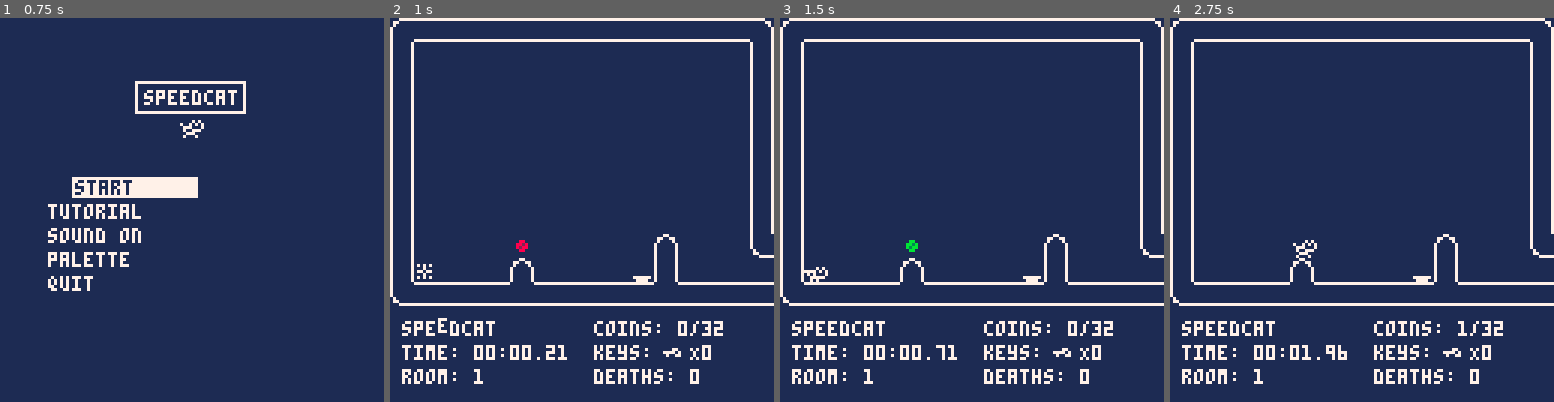
Above: before the commit, frames 1-4 (left to right).
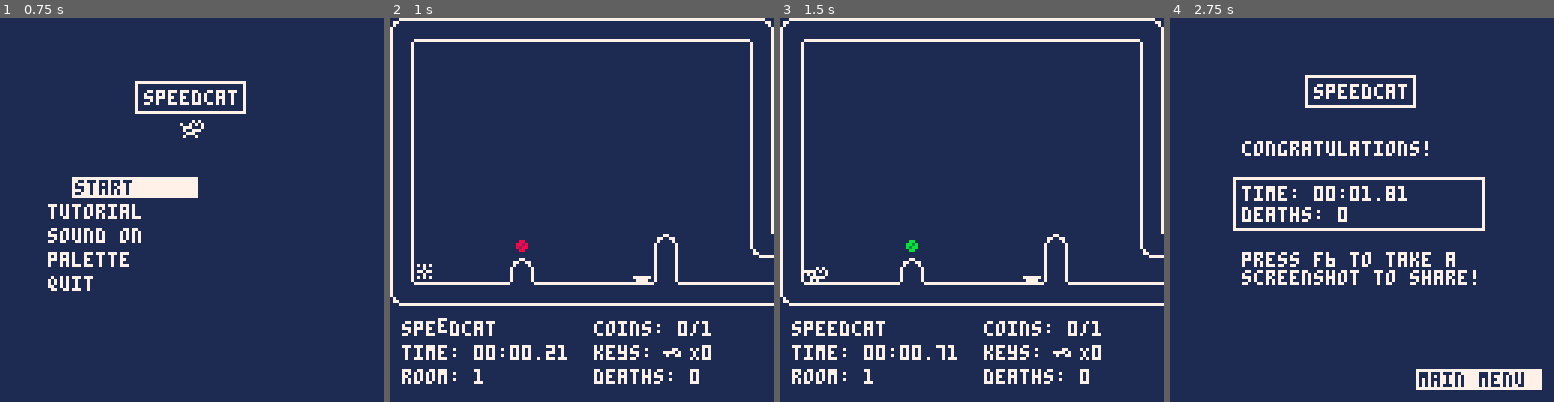
Above: after the commit, the same moments.

Repository: fletchmakes/speedcat
Game: PICO-8 cartridge speedcat.p8
Same seed, same stepped clock (60 frames per second), same inputs: the game is played once before the commit and once after it.
Inputs:
- Up to frame 1 (0.75 s): tap X (X key) at 0.33 s; tap O (Z key) at 0.7 s
- Up to frame 2 (1 s): no input
- Up to frame 3 (1.5 s): tap X (X key) at 1.07 s
- Up to frame 4 (2.75 s): hold Right 1.6-2.1 s; tap O (Z key) at 1.7, 2.1, 2.5 s; tap X (X key) at 1.85 s; hold Up 2.15-2.42 s; hold Right from 2.47 s (still down)

Frame 1 is identical in both runs. In frame 2, 0.1% of the frame differs, in the area x 82-87%, y 78-83%; in frame 3, 0.1%; in frame 4, 15%, in the area x 0-100%, y 0-97%.

Commit message:
end screen / return to menu

Diff:
--- a/speedcat.p8
+++ b/speedcat.p8
@@ -21,6 +21,7 @@
 foreground_col = 7
 deaths = 0
 time_start = 0
+final_time = -1
 num_keys = 0
 num_coins = 0
 sfx_frame = 0
@@ -36,7 +37,7 @@
 anim_frame = 16
 empty_cell = 0
 room_bounds = { x=0, y=0, w=128, h=96}
-total_coins = 32
+total_coins = 1
 
 -->8
 -- lifecycle
@@ -52,6 +53,20 @@
     if (frame % (anim_frame * 2) == 0) then double_tick = true else double_tick = false end
     if (frame % (anim_frame * 4) == 0) then double_double_tick = true else double_double_tick = false end
     update_objects()
+
+    -- check for win condition
+    if (num_coins >= total_coins) then
+        if (game_started) then
+            delete_all_objects(nil)
+
+            final_time = time() - time_start
+            local final_deaths = deaths
+            local win_menu = init_game_complete(final_time, final_deaths)
+
+            add(objects, win_menu)
+            game_started = false
+        end
+    end
 end
 
 function _draw()
@@ -1078,7 +1093,7 @@
 end
 
 -->8
--- main menu
+-- menus
 
 -- basic menu idea inspired by PixelCod: https://www.lexaloffle.com/bbs/?tid=27725
 function init_main_menu()
@@ -1268,6 +1283,156 @@
     return tutorial
 end
 
+function init_game_complete(t, d)
+    local win_menu = {}
+     -- position
+    win_menu.basex = 74
+    win_menu.basey = 110
+    -- option objects
+    win_menu.opts = {}
+    -- ignore input for x frames
+    win_menu.ignore_frames = 10
+    win_menu.ignore_input = true
+    -- values to remember
+    win_menu.time = t
+    win_menu.deaths = d
+    -- fireworks
+    win_menu.particles = {}
+
+    win_menu.init = function (this)
+        this.ignore_frames = 10
+        this.ignore_input = true
+
+        -- create a back button
+        local new_opt = new_menu_option("main menu", this.basex, this.basey, 1)
+        add(this.opts, new_opt)
+    end
+
+    win_menu.update = function(this)
+        local opt = this.opts[1]
+        opt.selected = true
+
+        if (this.ignore_frames > 0) then
+            this.ignore_frames = this.ignore_frames - 1
+        else
+            this.ignore_input = false
+        end
+
+        if ( (this.ignore_input == false) and (btn(k_confirm)) ) then
+            -- play activated sound
+            play_sfx(9)
+            opt.action(opt)
+        end
+
+        opt.update(opt)
+
+        -- fireworks
+        this.update_particles(this)
+
+        if (tick and double_double_tick) then
+            this.boom(this, rnd(128), rnd(128))
+        end
+    end
+
+    win_menu.draw = function(this)
+        -- draw fireworks first so that they are behind everything else
+        this.draw_particles(this)
+
+        -- title
+        print_title(48, 22)
+        rect(45, 19, 81, 29, foreground_col)
+
+        -- win_menu text
+        print("congratulations!", 24, 41, foreground_col)
+
+        -- final stats
+        rect(21, 53, 104, 70, foreground_col)
+        print(get_time_str(this.time), 24, 56, foreground_col)
+        print("deaths: "..this.deaths, 24, 63, foreground_col)
+
+        -- share instructions
+        print("press f6 to take a", 24, 78, foreground_col)
+        print("screenshot to share!", 24, 84, foreground_col)
+
+        -- back button
+        local opt = this.opts[1]
+        opt.draw(opt)
+    end
+
+    ------------------------
+    -- particles code from: https://www.lexaloffle.com/bbs/?pid=33755
+    ------------------------
+
+    win_menu.boom = function(this, _x,_y)
+        -- create 100 particles at a location
+        for i=0,100 do
+            this.spawn_particle(this, _x,_y)
+        end
+    end
+
+    win_menu.spawn_particle = function(this, _x,_y)
+        -- create a new particle
+        local new={}
+
+        -- generate a random angle
+        -- and speed
+        local angle = rnd()
+        local speed = 1+rnd(2)
+
+        new.x=_x --set start position
+        new.y=_y --set start position
+        -- set velocity based on
+        -- speed and angle
+        new.dx=sin(angle)*speed
+        new.dy=cos(angle)*speed
+
+        --add a random starting age
+        --to add more variety
+        new.age=flr(rnd(25))
+
+        --add the particle to the list
+        add(this.particles,new)
+    end
+
+    win_menu.update_particles = function(this)
+        --iterate trough all particles
+        for p in all(this.particles) do
+            --delete old particles
+            --or if particle left
+            --the screen
+            if p.age > 80
+                or p.y > 128
+                or p.y < 0
+                or p.x > 128
+                or p.x < 0
+            then
+                del(this.particles,p)
+            else
+                --move particle
+                p.x+=p.dx
+                p.y+=p.dy
+
+                --age particle
+                p.age+=1
+
+                --add gravity
+                p.dy+=0.15
+            end
+        end
+    end
+
+    win_menu.draw_particles = function(this)
+        --iterate trough all particles
+        for p in all(this.particles) do
+            pset(p.x,p.y,flr(rnd(3))+8)
+        end
+    end
+
+    win_menu.init(win_menu)
+
+    return win_menu
+end
+
 function new_menu_option(str, basex, basey, opt_num)
     local opt = {}
     -- position
@@ -1333,6 +1498,11 @@
             delete_all_objects()
             local menu = init_main_menu()
             add(objects, menu)
+        end
+
+        if (this.message == "main menu") then
+            -- restarts the cartridge; clears memory
+            run()
         end
     end
 
@@ -1638,11 +1808,7 @@
 function show_stats()
     -- generate the stats
     local time_passed = time() - time_start
-    local minutes = left_pad(tostr(flr(time_passed / 60)), 2)
-    local seconds = left_pad(tostr(flr(time_passed % 60)), 2)
-    local fractional = right_pad(sub(tostr(time_passed - flr(time_passed)), 3, 4), 2)
-
-    local time_str = "time: " .. minutes .. ":" .. seconds .. "." .. fractional
+    local time_str = get_time_str(time_passed)
     local room_str = "room: " .. (room_num + 1)
 
     local coin_str = "coins: " .. num_coins .. "/" .. total_coins
@@ -1659,6 +1825,14 @@
     print(key_str, 68, 109, foreground_col)
     spr(51, 90, 108)
     print(death_str, 68, 117, foreground_col)
+end
+
+function get_time_str(elapsed_time)
+    local minutes = left_pad(tostr(flr(elapsed_time / 60)), 2)
+    local seconds = left_pad(tostr(flr(elapsed_time % 60)), 2)
+    local fractional = right_pad(sub(tostr(elapsed_time - flr(elapsed_time)), 3, 4), 2)
+
+    return "time: " .. minutes .. ":" .. seconds .. "." .. fractional
 end
 
 function left_pad(str, pnum)
@@ -1685,6 +1859,9 @@
     game_started = true
     time_start = time()
     frame = 0
+    deaths = 0
+    num_keys = 0
+    num_coins = 0
     respawn()
 end
 
